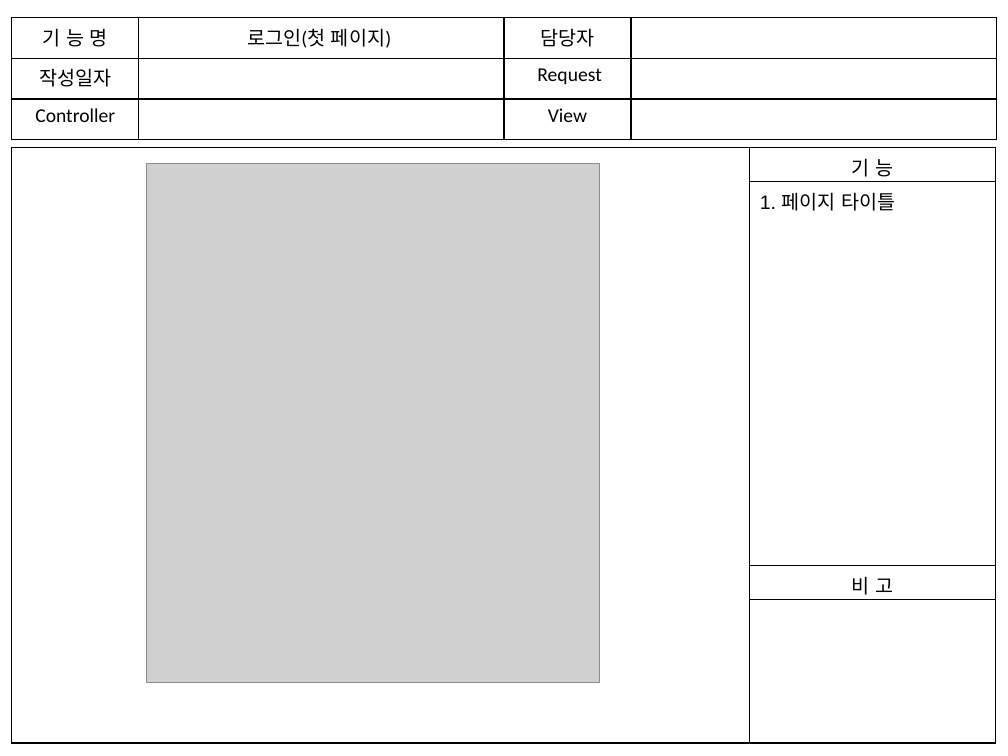
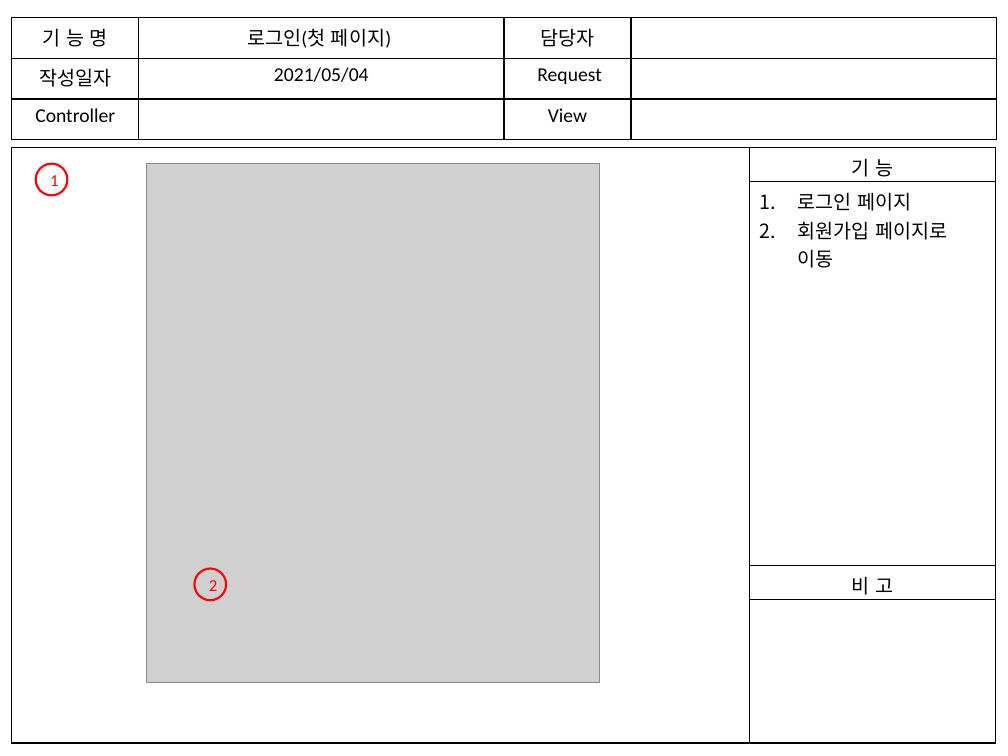
Before and after one commit to cr0ng/gitstart, a slide deck: slide 2 of gitTest/doc/스토리보드.pptx. Drawn at 1008x756 pixels with LibreOffice and Linux fonts; fonts in the diff are those of the drawing; grey boxes stand for pictures. Boxes give left, top, right and bottom in pixels: in the first picture for what was removed or moved away, otherwise in the second. Text is boxed around its words. In the diff, an @@ line names an element or a change of style, - is before the commit and + after.

```diff
--- a/gitTest/doc/스토리보드.pptx
+++ b/gitTest/doc/스토리보드.pptx
@@ table at (x1=12, y1=17, x2=996, y2=140) @@
-row 2, column 2: 
+row 2, column 2: 2021/05/04
@@ table at (x1=12, y1=148, x2=996, y2=744) @@
-row 2, column 2: 1. 페이지 타이틀
+row 2, column 2: 로그인 페이지 / 회원가입 페이지로 이동
@@ ellipse added at (x1=35, y1=163, x2=67, y2=195), outline #FF0000 1.5 pt, 12 pt, text #FF0000 @@
+1
@@ ellipse added at (x1=195, y1=569, x2=226, y2=600), outline #FF0000 1.5 pt, 12 pt, text #FF0000 @@
+2
```
Also in this commit, not shown: 10 other slides changed, 1 slide removed.
